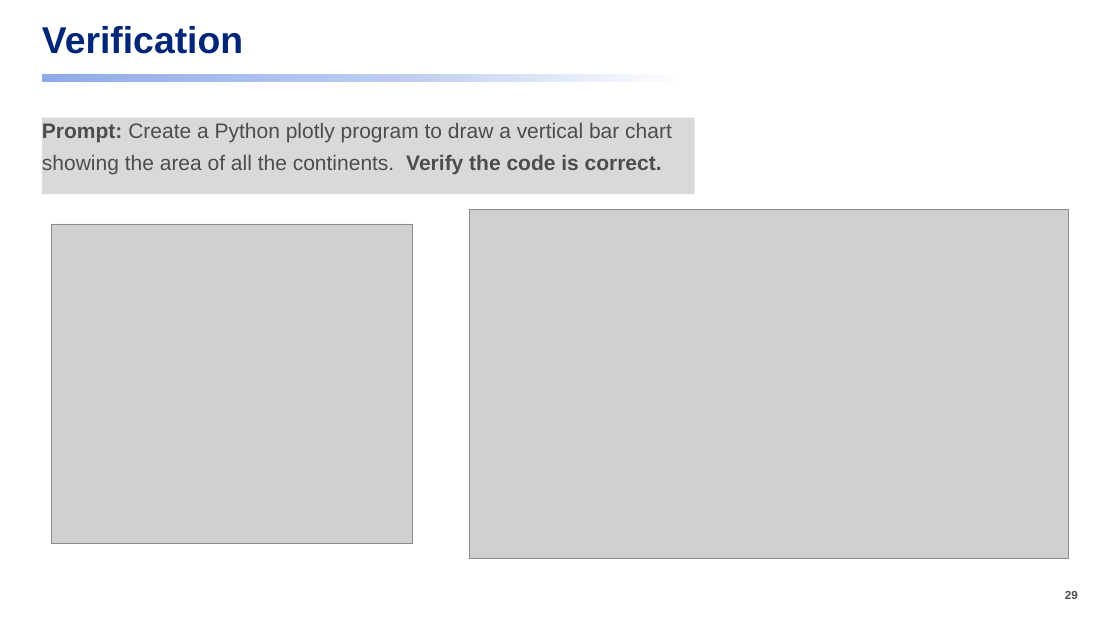
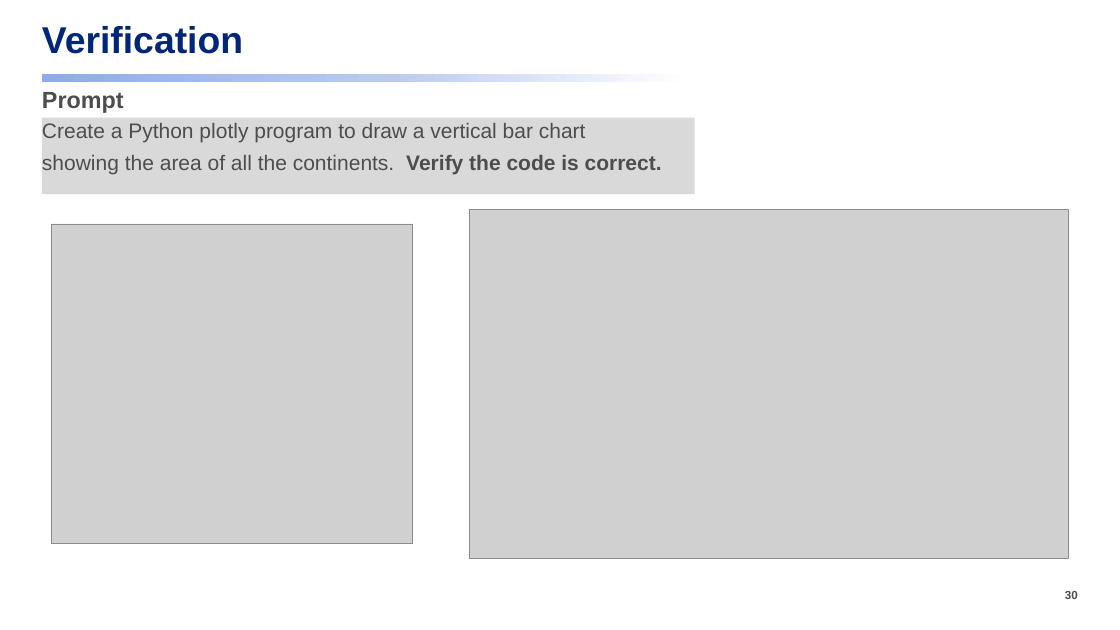
Before and after one commit to dmccreary/prompt-class, a slide deck: slide 30 of slides/Applied-AI-Class.pptx (slide 29 before the commit). Drawn at 1120x630 pixels with LibreOffice and Linux fonts; fonts in the diff are those of the drawing; grey boxes stand for pictures. Boxes give left, top, right and bottom in pixels: in the first picture for what was removed or moved away, otherwise in the second. Text is boxed around its words. In the diff, an @@ line names an element or a change of style, - is before the commit and + after.

```diff
--- a/slides/Applied-AI-Class.pptx
+++ b/slides/Applied-AI-Class.pptx
@@ text added at [42,92,124,113], 20 pt, text #4B4D4F, bold @@
+Prompt
@@ text at [42,123,586,143]: text changed @@
-Prompt: Create a Python plotly program to draw a vertical bar chart
+Create a Python plotly program to draw a vertical bar chart
@@ page number at [1065,591,1078,599]: text changed @@
-29
+30
```
Also in this commit, not shown: 1 other slide changed, 6 slides added, 6 other files.
